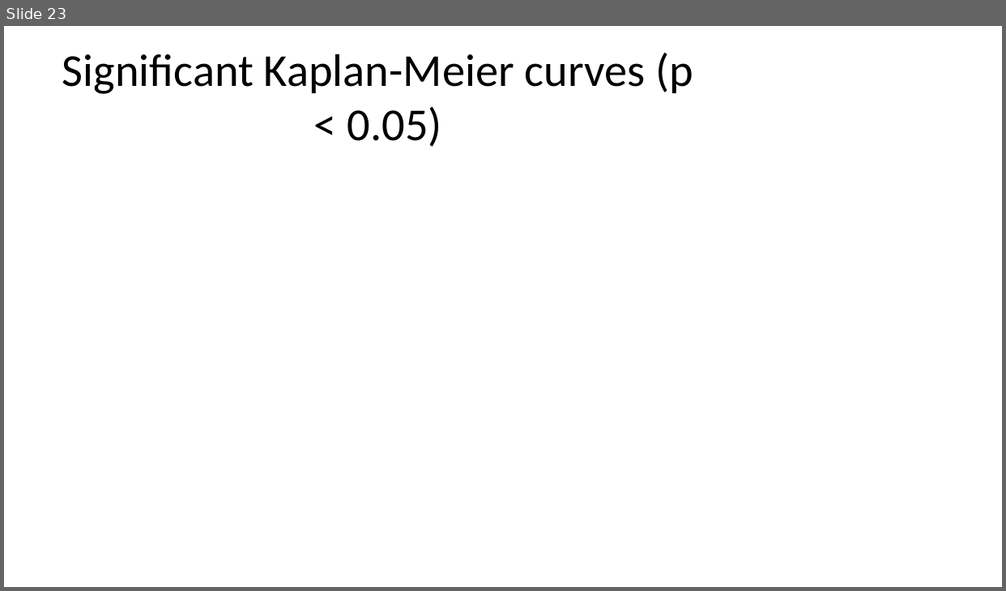
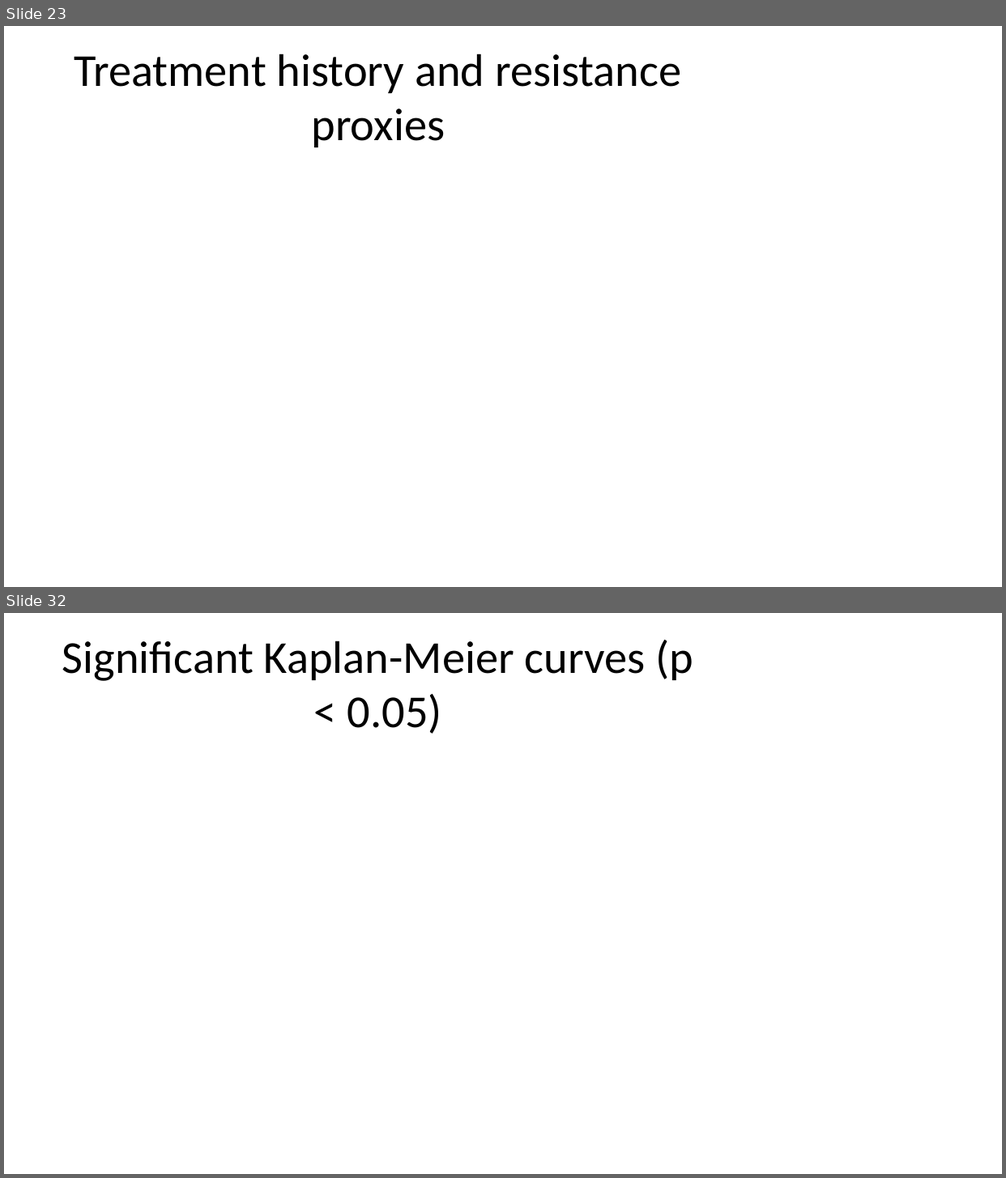
Before and after one commit to aonkondey01/HistoGEN-NucleateNY-NextGen-BioAgents-Hackathon, a slide deck: data/tcga_lung/important_lung_genes/visual_report/TCGA_Lung_Visual_Summary.pptx. Shown one above the other, each under a label of ours: slide 23 before the commit, slides 23 and 32 after it; the slides between them are not shown. The pictures are 1006x591 and 1006x1178 pixels, drawn with LibreOffice and Linux fonts; fonts in the diff are those of the drawing. Boxes give left, top, right and bottom in pixels: in the first picture for what was removed or moved away, otherwise in the second. Text is boxed around its words. In the diff, an @@ line names an element or a change of style, - is before the commit and + after.

```diff
--- a/data/tcga_lung/important_lung_genes/visual_report/TCGA_Lung_Visual_Summary.pptx
+++ b/data/tcga_lung/important_lung_genes/visual_report/TCGA_Lung_Visual_Summary.pptx
@@ slide 23 added at (4,26,1002,587), background #FFFFFF @@
@@ title added at (74,54,681,148), 44 pt, text #000000 @@
+Treatment history and resistance proxies
@@ what was slide 23 is now slide 32 @@
```
Also in this commit, not shown: 1 slide changed, 8 other slides added, 15 other files.
